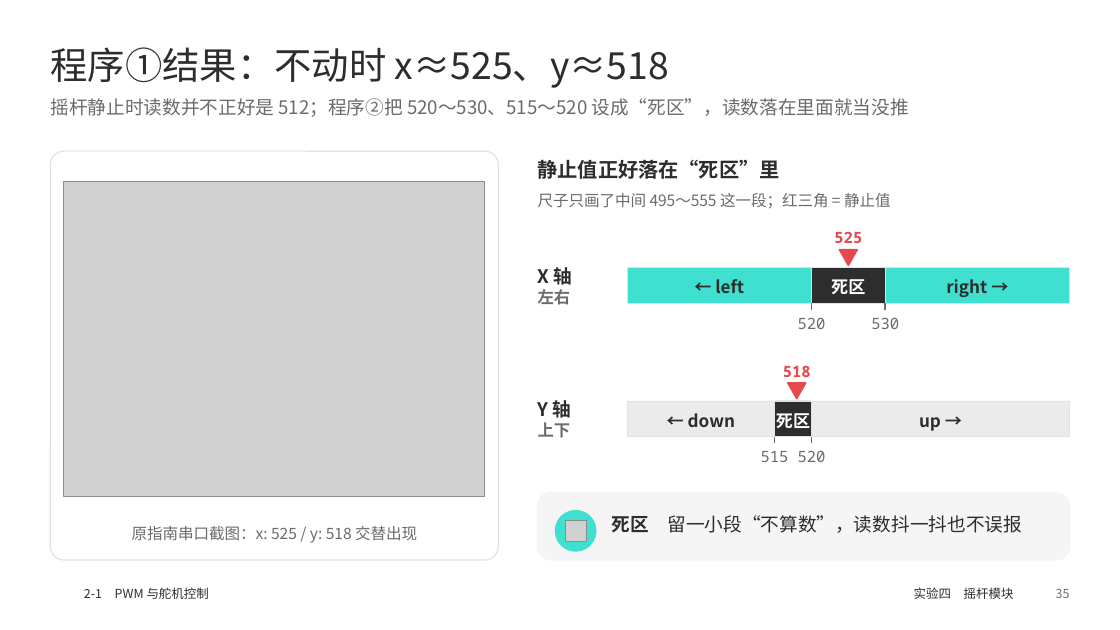
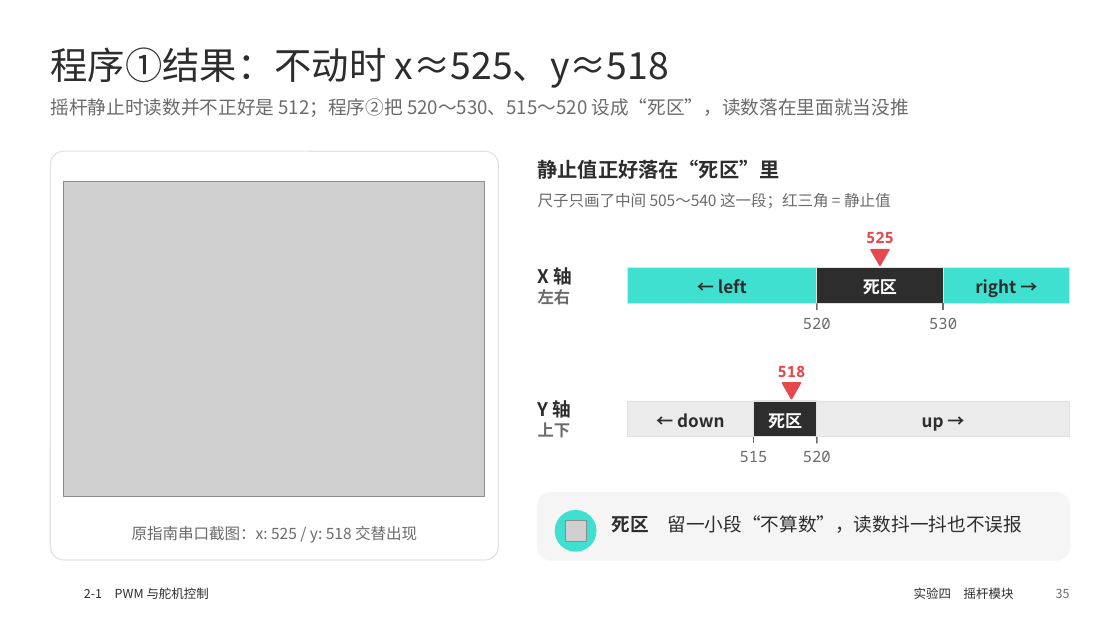
Before and after one commit to memoryzm214/Ericzm214, a slide deck: slide 35 of arduino-ppt/output/2-1_PWM_RGB呼吸灯_舵机_摇杆.pptx. Drawn at 1120x630 pixels with LibreOffice and Linux fonts; fonts in the diff are those of the drawing; grey boxes stand for pictures; background and template pictures are left out. Boxes give left, top, right and bottom in pixels: in the first picture for what was removed or moved away, otherwise in the second. Text is boxed around its words. In the diff, an @@ line names an element or a change of style, - is before the commit and + after.

```diff
--- a/arduino-ppt/output/2-1_PWM_RGB呼吸灯_舵机_摇杆.pptx
+++ b/arduino-ppt/output/2-1_PWM_RGB呼吸灯_舵机_摇杆.pptx
@@ text at bbox=[538, 193, 891, 209]: text changed @@
-尺子只画了中间 495～555 这一段；红三角 = 静止值
+尺子只画了中间 505～540 这一段；红三角 = 静止值
@@ text "525": place and size @@
-text "525" at bbox=[834, 231, 862, 243]
+text "525" at bbox=[866, 232, 894, 243]
@@ rectangle: place and size @@
-rectangle at bbox=[627, 268, 812, 304]
+rectangle at bbox=[627, 268, 816, 304]
@@ text "死区": place and size @@
-text "死区" at bbox=[831, 279, 865, 294]
+text "死区" at bbox=[863, 279, 897, 294]
@@ rectangle: place and size @@
-rectangle at bbox=[812, 268, 886, 304]
+rectangle at bbox=[816, 268, 943, 304]
@@ triangle: place and size @@
-triangle at bbox=[840, 250, 858, 265]
+triangle at bbox=[871, 250, 889, 265]
@@ text "right →": place and size @@
-text "right →" at bbox=[946, 279, 987, 297]
+text "right →" at bbox=[975, 279, 1016, 297]
@@ rectangle: place and size @@
-rectangle at bbox=[885, 268, 1070, 304]
+rectangle at bbox=[943, 268, 1070, 304]
@@ text "530": place and size @@
-text "530" at bbox=[871, 318, 899, 329]
+text "530" at bbox=[929, 318, 957, 329]
@@ line moved from (885, 304) - (885, 310) to (943, 304) - (943, 310) @@
@@ text "518": place and size @@
-text "518" at bbox=[783, 366, 811, 377]
+text "518" at bbox=[778, 365, 806, 377]
@@ triangle: place and size @@
-triangle at bbox=[787, 383, 805, 399]
+triangle at bbox=[783, 383, 801, 399]
@@ text "← down": place and size @@
-text "← down" at bbox=[688, 413, 735, 427]
+text "← down" at bbox=[677, 413, 724, 427]
@@ rectangle: place and size @@
-rectangle at bbox=[627, 401, 775, 437]
+rectangle at bbox=[627, 401, 754, 437]
@@ text "死区": place and size @@
-text "死区" at bbox=[776, 413, 810, 428]
+text "死区" at bbox=[768, 413, 802, 428]
@@ rectangle: place and size @@
-rectangle at bbox=[775, 401, 812, 437]
+rectangle at bbox=[754, 401, 816, 437]
@@ rectangle: place and size @@
-rectangle at bbox=[812, 401, 1070, 437]
+rectangle at bbox=[816, 401, 1070, 437]
@@ text "515": place and size @@
-text "515" at bbox=[761, 451, 789, 462]
+text "515" at bbox=[740, 451, 768, 462]
@@ line moved from (775, 437) - (775, 444) to (754, 437) - (754, 444) @@
@@ 2 texts, 2 lines: place and size @@
-2 texts, 2 lines at bbox=[798, 304, 826, 462]
+2 texts, 2 lines at bbox=[803, 304, 831, 462]
```
Also in this commit, not shown: 10 other slides changed, 3 other files.
